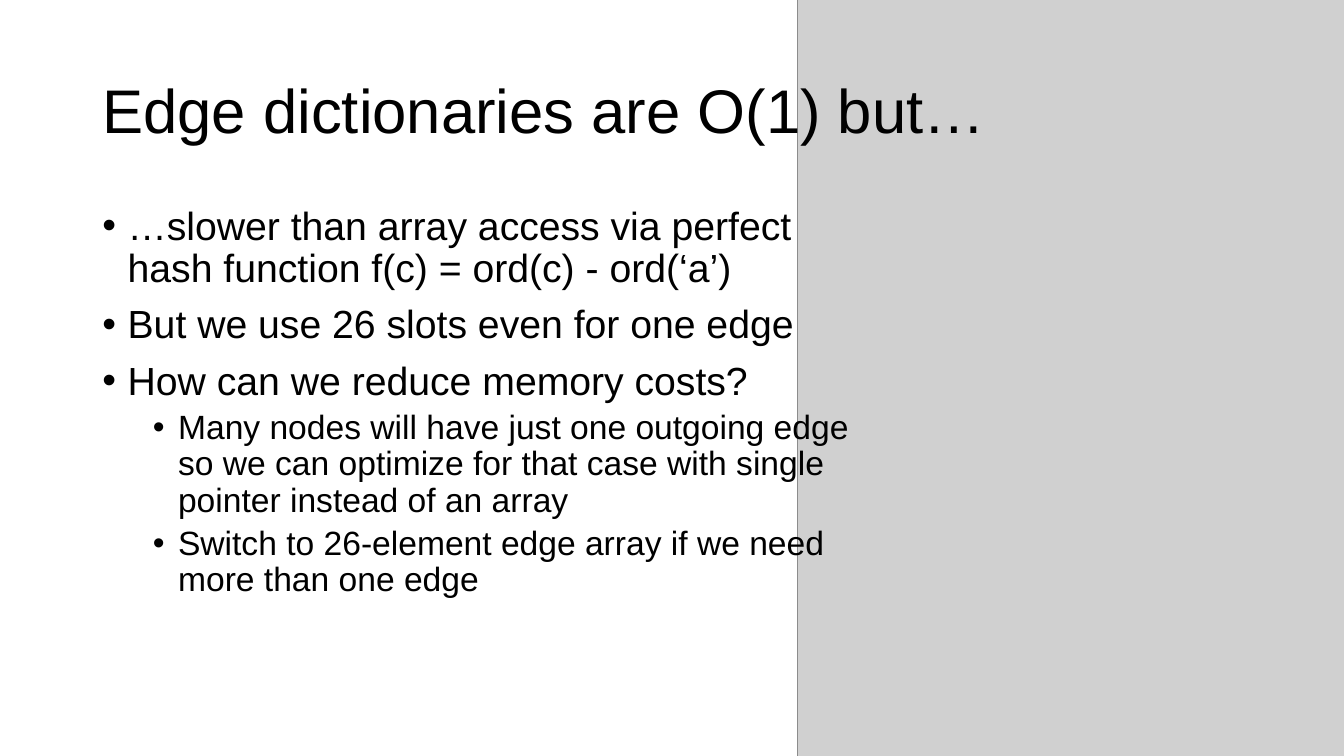
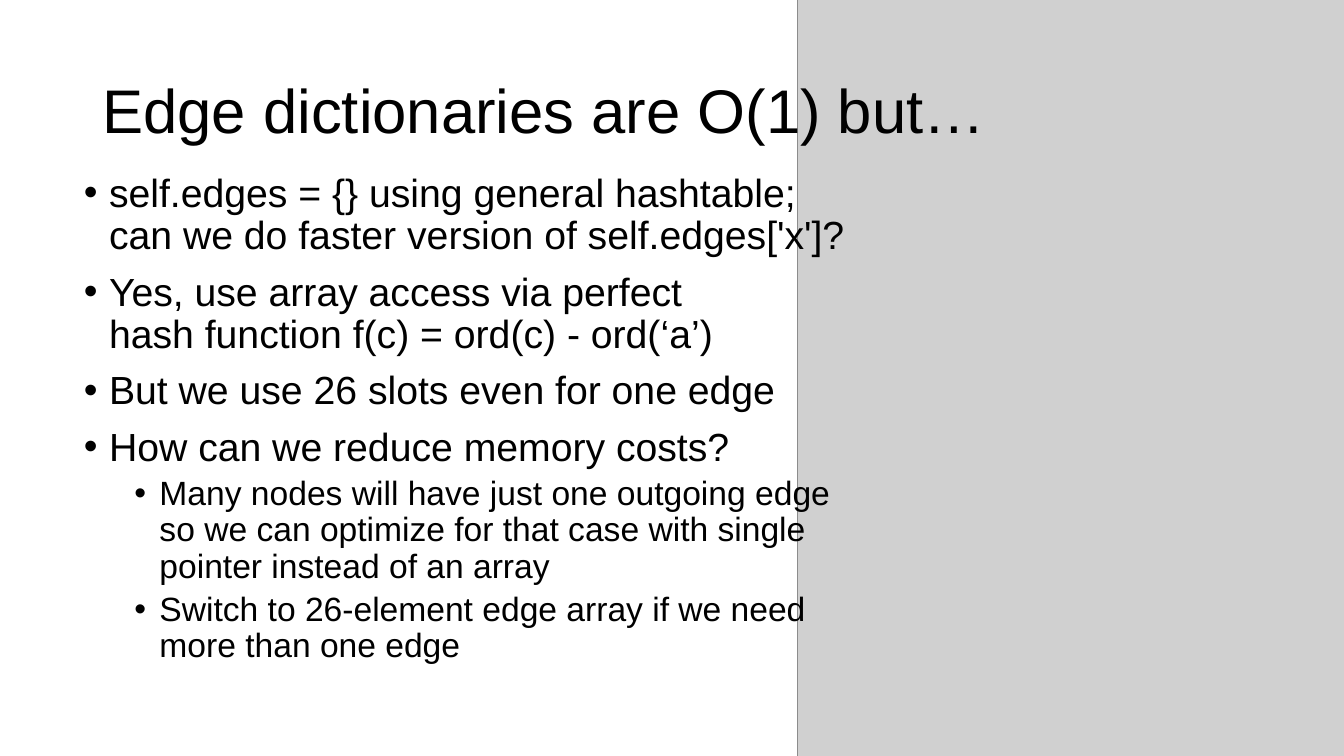
Before and after one commit to parrt/msds689, a slide deck: slide 17 of notes/searching.pptx. Drawn at 1344x756 pixels with LibreOffice and Linux fonts; fonts in the diff are those of the drawing; grey boxes stand for pictures; background and template pictures are left out. Boxes give left, top, right and bottom in pixels: in the first picture for what was removed or moved away, otherwise in the second. Text is boxed around its words. In the diff, an @@ line names an element or a change of style, - is before the commit and + after.

```diff
--- a/notes/searching.pptx
+++ b/notes/searching.pptx
@@ text "self.edges = {} using general ...": place and size @@
-text "self.edges = {} using general ..." at (128, 211, 849, 598)
+text "self.edges = {} using general ..." at (109, 178, 844, 664)
@@ text at (109, 178, 844, 356): text changed @@
-• …slower than array access via perfect
-  hash function f(c) = ord(c) - ord(‘a’)
+• self.edges = {} using general hashtable;
+  can we do faster version of self.edges['x']?
+• Yes, use array access via perfect
+  hash function f(c) = ord(c) - ord(‘a’)
```
Also in this commit, not shown: 14 other slides changed, 3 other files.
